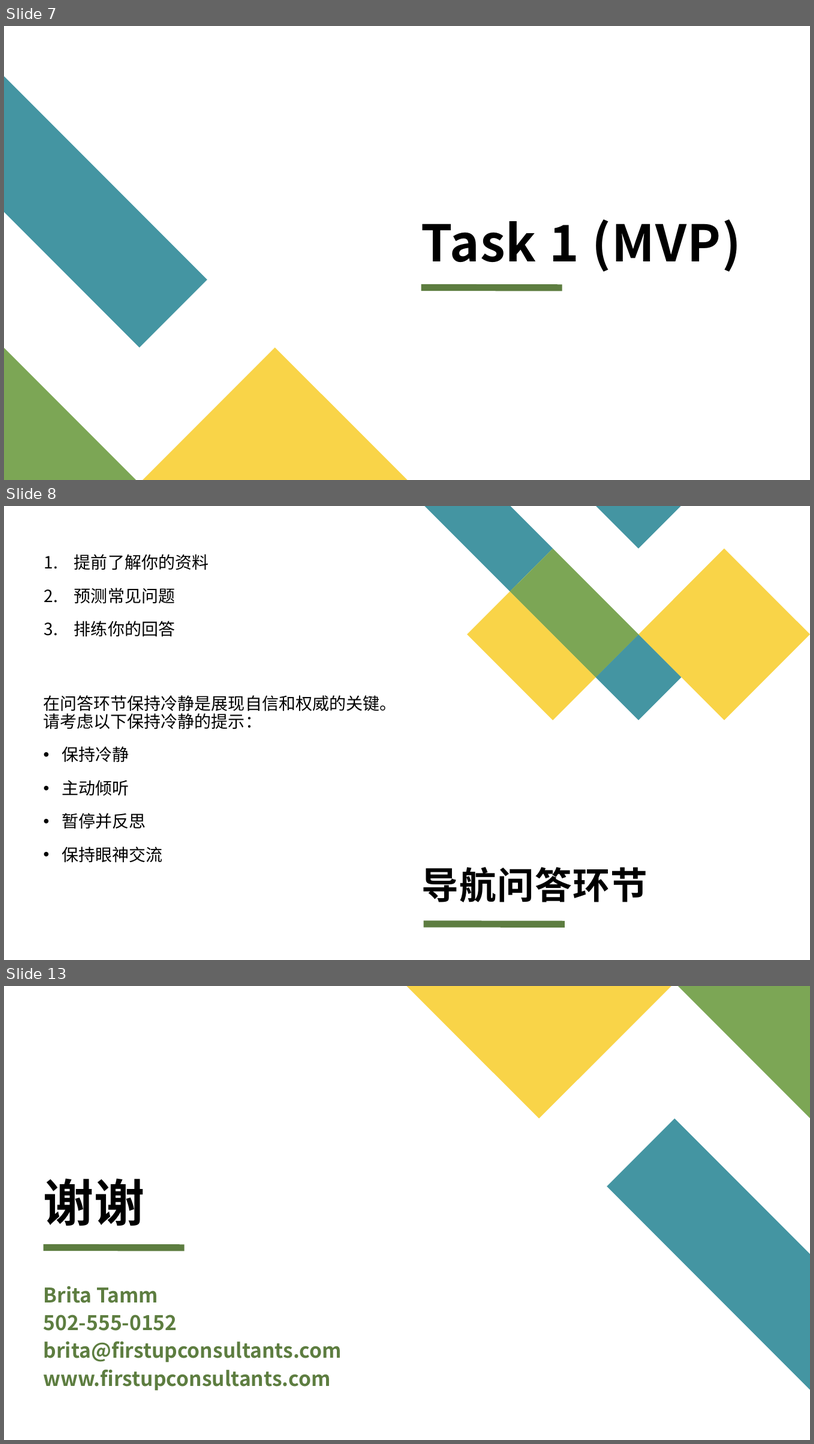
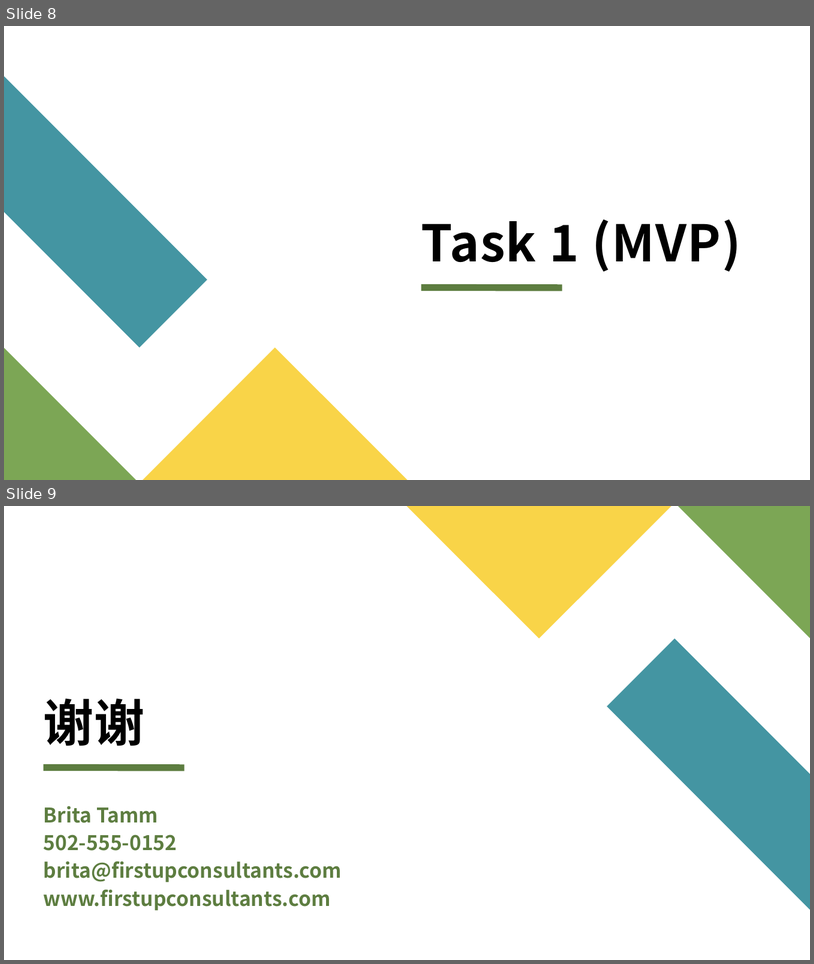
Before and after one commit to mooncakes0/ECE2071_project_F08, a slide deck: ECE2071_Project_F08_PPTslides.pptx. Shown one above the other, each under a label of ours: slides 7, 8 and 13 before the commit, slides 8 and 9 after it; the slides between them are not shown. The pictures are 814x1444 and 814x964 pixels, drawn with LibreOffice and Linux fonts; fonts in the diff are those of the drawing. Boxes give left, top, right and bottom in pixels: in the first picture for what was removed or moved away, otherwise in the second. Text is boxed around its words. In the diff, an @@ line names an element or a change of style, - is before the commit and + after.

```diff
--- a/ECE2071_Project_F08_PPTslides.pptx
+++ b/ECE2071_Project_F08_PPTslides.pptx
@@ slide 8 removed at box(4, 506, 810, 960), background #FFFFFF @@
@@ text removed at box(74, 554, 209, 637) @@
-1. 提前了解你的资料
-2. 预测常见问题
-3. 排练你的回答
@@ group removed at box(425, 506, 810, 720): 5 freeform shapes @@
@@ text removed at box(44, 695, 397, 862) @@
-在问答环节保持冷静是展现自信和权威的关键。请考虑以下保持冷静的提示：
-  • 保持冷静
-  • 主动倾听
-  • 暂停并反思
-  • 保持眼神交流
@@ title removed at box(422, 867, 648, 902) @@
-导航问答环节
@@ line removed from (424, 924) to (566, 924) @@
@@ what was slide 7 is now slide 8 @@
@@ what was slide 13 is now slide 9 @@
```
Also in this commit, not shown: 1 slide changed, 2 slides added, 5 other slides removed, 1 other file.
